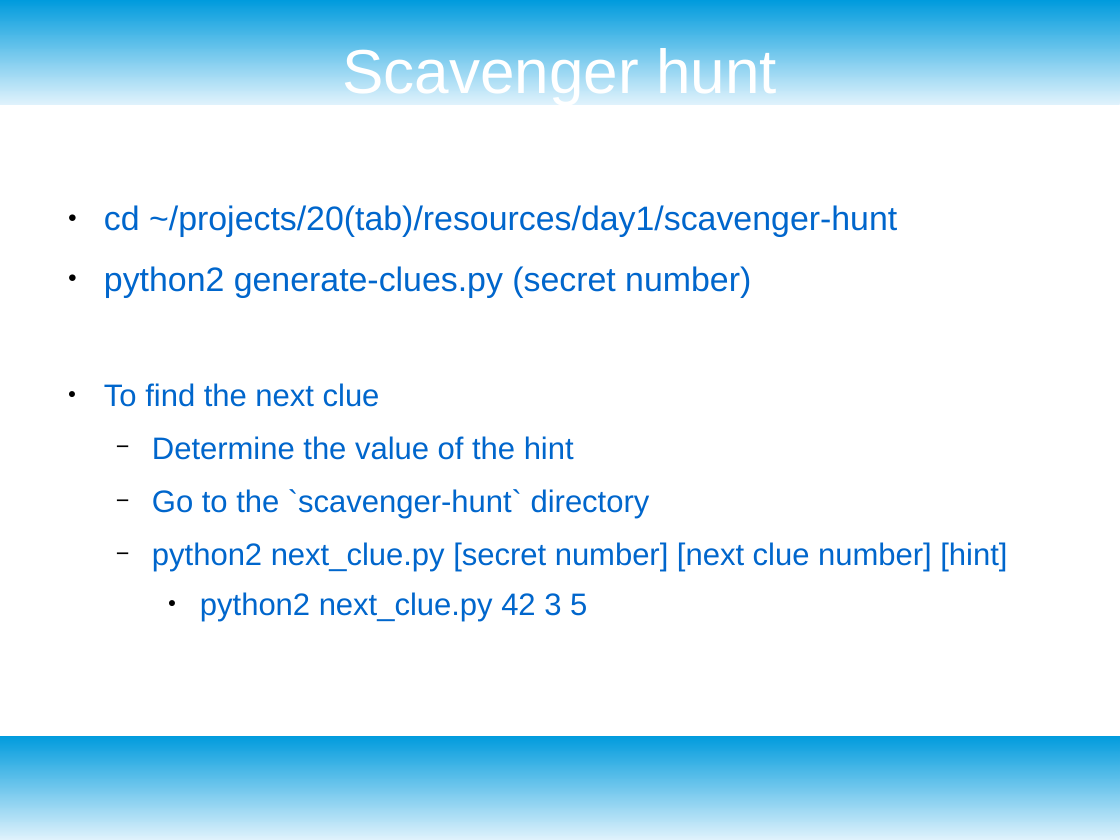
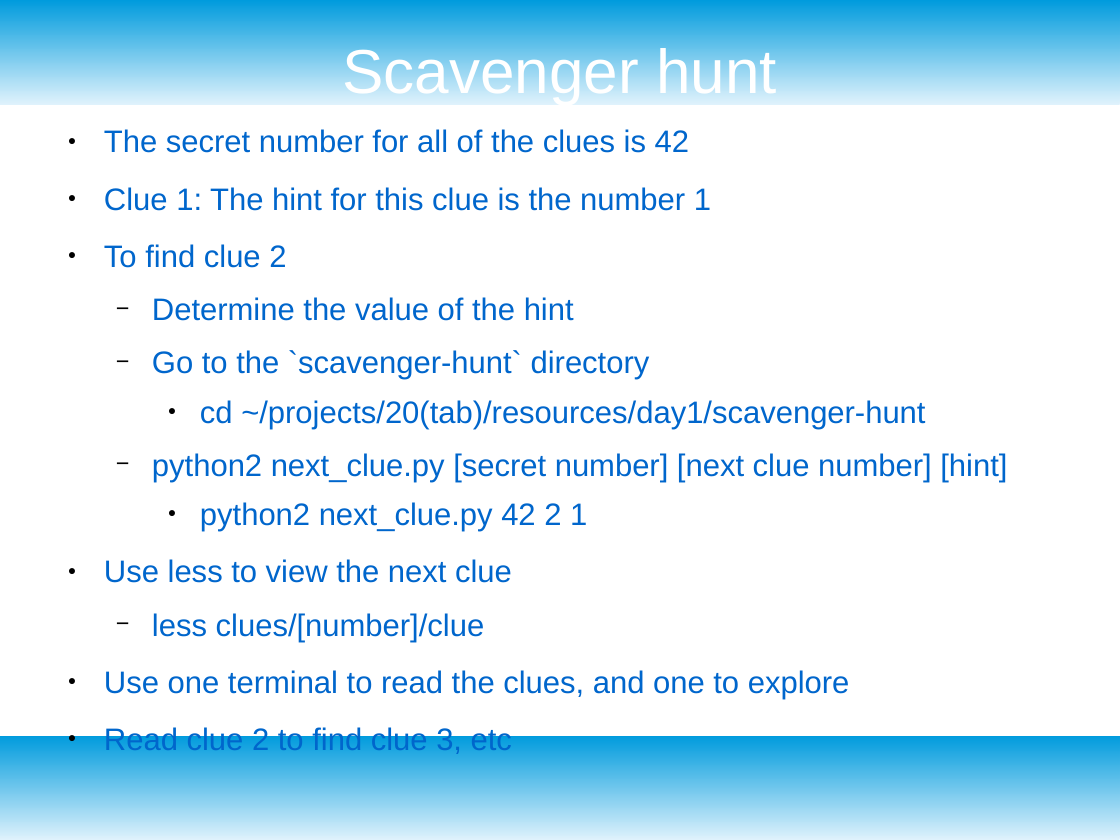
Before and after one commit to vcv-missoula-college/projects, a slide deck: slide 11 of 2021_gencyber_summer_camp/resources/day1/day_1.4_intro_linux.odp. Drawn at 1120x840 pixels with LibreOffice and Linux fonts; fonts in the diff are those of the drawing. Boxes give left, top, right and bottom in pixels: in the first picture for what was removed or moved away, otherwise in the second. Text is boxed around its words. In the diff, an @@ line names an element or a change of style, - is before the commit and + after.

Commit message:
Changed instructions for ghost hunt and scavenger hunt

```diff
--- a/2021_gencyber_summer_camp/resources/day1/day_1.4_intro_linux.odp
+++ b/2021_gencyber_summer_camp/resources/day1/day_1.4_intro_linux.odp
@@ text at bbox=[104, 129, 1007, 754]: paragraph added @@
+    ● cd ~/projects/20(tab)/resources/day1/scavenger-hunt
@@ text "The secret number for all ...": place and size @@
-text "The secret number for all ..." at bbox=[104, 205, 1007, 621]
+text "The secret number for all ..." at bbox=[104, 129, 1007, 754]
@@ text at bbox=[104, 129, 711, 268]: text changed; size 24 to 22 pt @@
-● cd ~/projects/20(tab)/resources/day1/scavenger-hunt
-● python2 generate-clues.py (secret number)
-● To find the next clue
+● The secret number for all of the clues is 42
+● Clue 1: The hint for this clue is the number 1
+● To find clue 2
@@ text at bbox=[104, 502, 850, 754]: text changed @@
-    ● python2 next_clue.py 42 3 5
+    ● python2 next_clue.py 42 2 1
+● Use less to view the next clue
+  − less clues/[number]/clue
+● Use one terminal to read the clues, and one to explore
+● Read clue 2 to find clue 3, etc
```
Also in this commit, not shown: 3 other slides changed.
